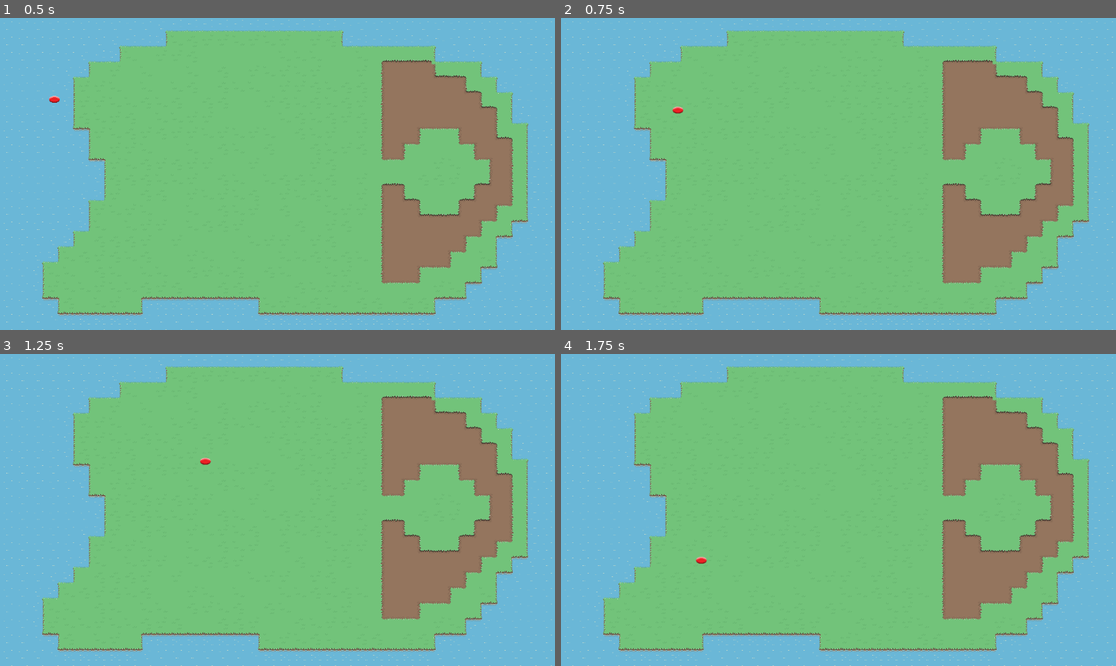
Above: before the commit, frames 1-4 (two rows, left to right).
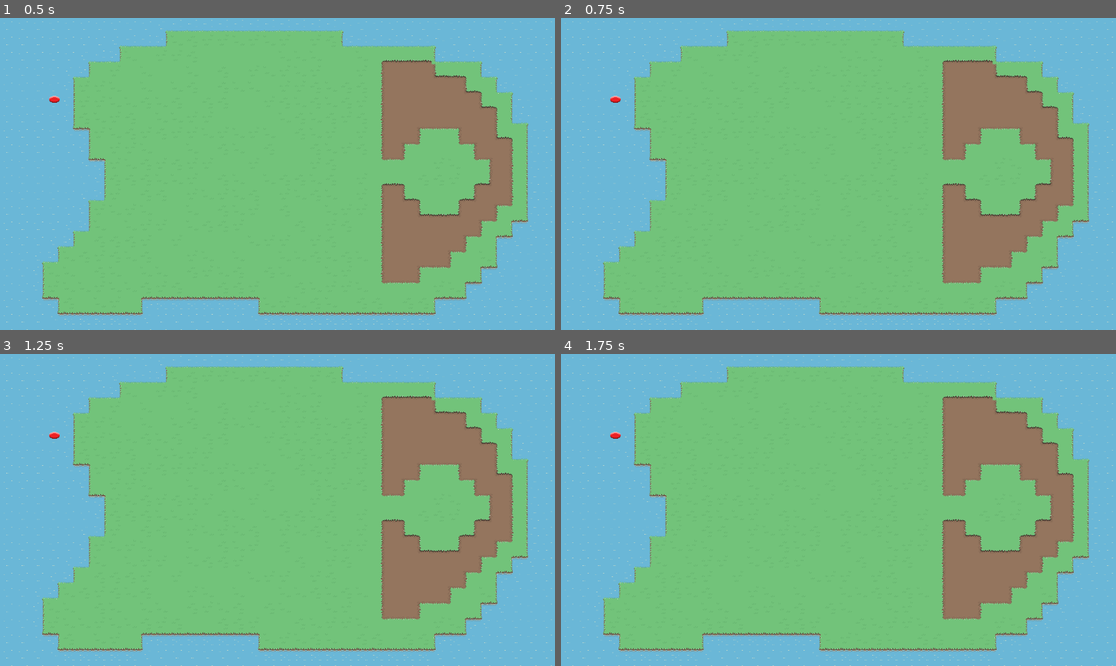
Above: after the commit, the same moments.

Repository: fowlerc74/Disc-Golf-Game
Game: Godot game, scene res://Scenes/main.tscn
Two runs of this game, one before a commit and one after it. Both use one fixed random seed, a clock stepped at 60 frames per second and the inputs below.
Inputs (mouse positions are in pixels of both pictures, inside the frame that each line leads up to):
- Up to frame 1 (0.5 s): no input
- Up to frame 2 (0.75 s): tap Enter at 0.5 s; move the mouse to (960, 158) at 0.52 s; tap Space (Throw) at 0.6 s
- Up to frame 3 (1.25 s): no input
- Up to frame 4 (1.75 s): move the mouse to (727, 525) at 1.27 s; tap Space (Throw) at 1.35 s

Frame 1 is identical in both runs. In frame 2, less than 0.1% of the frame differs, in the area x 8-23%, y 24-31%; in frame 3, less than 0.1%, in the area x 8-39%, y 24-36%; in frame 4, less than 0.1%.

Commit message:
Got the new throwing system working and variables roughly correct

Diff:
--- a/Code/Scenes/Disc.tscn
+++ b/Code/Scenes/Disc.tscn
@@ -1,7 +1,9 @@
-[gd_scene load_steps=4 format=3 uid="uid://co5lcb7p75dme"]
+[gd_scene load_steps=6 format=3 uid="uid://co5lcb7p75dme"]
 
-[ext_resource type="Script" path="res://Scenes/DiscFlight.gd" id="1_gyosw"]
+[ext_resource type="Script" path="res://Scripts/DiscFlight.gd" id="1_gyosw"]
+[ext_resource type="Texture2D" uid="uid://rs4ci7mblca5" path="res://Art/disc_shadow.png" id="2_3icko"]
 [ext_resource type="Texture2D" uid="uid://b76uhm3grv6vh" path="res://Art/disc_art_1.png" id="2_66ka5"]
+[ext_resource type="Script" path="res://Scripts/Disc Sprite.gd" id="3_nibwb"]
 
 [sub_resource type="CapsuleShape2D" id="CapsuleShape2D_iakph"]
 radius = 7.0
@@ -10,8 +12,13 @@
 [node name="Disc" type="RigidBody2D"]
 script = ExtResource("1_gyosw")
 
-[node name="Sprite2D" type="Sprite2D" parent="."]
+[node name="Disc Sprite" type="Sprite2D" parent="."]
+z_index = 1
 texture = ExtResource("2_66ka5")
+script = ExtResource("3_nibwb")
+
+[node name="Shadow" type="Sprite2D" parent="."]
+texture = ExtResource("2_3icko")
 
 [node name="CollisionShape2D" type="CollisionShape2D" parent="."]
 rotation = 1.5708
--- a/Code/Scenes/DiscFlight.gd
+++ /dev/null
@@ -1,61 +0,0 @@
-extends RigidBody2D
-
-@export var MIN_AIR_FRICTION: float = 0.01
-@export var AIR_FRICTION_COEF: float = 0.01
-@export var SPEED_COEF: float = 200
-@export var GRAVITY_ACCEL: float = 0.05
-@export var GLIDE_INITIAL_COEF: float = 0.00009
-@export var GLIDE_RESISTANCE: float = 0.01
-@export var STARTING_HEIGHT: float = 6.0
-@export var MAX_SKIP_VERTICAL_SPEED: float = 0.5
-@export var MAX_SKIP_SPEED_COEF: float = 1
-@export var MIN_SKIP_SPEED: int = 20
-
-@export var speed: int = 10
-@export var glide: int = 5
-@export var turn: int = 0
-@export var fade: int = 0
-
-var height = 0
-var vertical_velocity = 0
-var grounded = false
-var max_h = 0
-var skip_speed_coef = (speed / 14.5) * MAX_SKIP_SPEED_COEF
-var skip_v_speed = (speed / 14.5) * MAX_SKIP_VERTICAL_SPEED
-
-# Called when the node enters the scene tree for the first time.
-func _ready():
-	pass # Replace with function body.
-
-
-# Called every frame. 'delta' is the elapsed time since the previous frame.
-func _process(delta):
-	var current_fric_coef = AIR_FRICTION_COEF * linear_velocity.length() / 100 + MIN_AIR_FRICTION
-	linear_velocity *= (1 - current_fric_coef)
-
-	if not grounded:
-		vertical_velocity = vertical_velocity - GLIDE_RESISTANCE
-		height += vertical_velocity
-
-	if height <= 0:
-		if linear_velocity.length() > MIN_SKIP_SPEED:
-			linear_velocity *= skip_speed_coef
-			vertical_velocity = skip_v_speed
-			print("skip")
-		else:
-			grounded = true
-			height = 0
-			linear_velocity = Vector2(0, 0)
-
-	print(linear_velocity.length(), " ", height)
-
-
-	if Input.is_action_just_pressed("Throw"):
-		throw()
-
-
-func throw():
-	linear_velocity = (get_global_mouse_position() - position).normalized() * SPEED_COEF * speed
-	vertical_velocity = linear_velocity.length() * glide * GLIDE_INITIAL_COEF
-	height = STARTING_HEIGHT
-	grounded = false
--- a/Code/project.godot
+++ b/Code/project.godot
@@ -26,6 +26,11 @@
 "events": [Object(InputEventKey,"resource_local_to_scene":false,"resource_name":"","device":-1,"window_id":0,"alt_pressed":false,"shift_pressed":false,"ctrl_pressed":false,"meta_pressed":false,"pressed":false,"keycode":0,"physical_keycode":32,"key_label":0,"unicode":32,"echo":false,"script":null)
 ]
 }
+Ready={
+"deadzone": 0.5,
+"events": [Object(InputEventKey,"resource_local_to_scene":false,"resource_name":"","device":-1,"window_id":0,"alt_pressed":false,"shift_pressed":false,"ctrl_pressed":false,"meta_pressed":false,"pressed":false,"keycode":0,"physical_keycode":4194309,"key_label":0,"unicode":0,"echo":false,"script":null)
+]
+}
 
 [physics]
 
Not shown, changed: Disc Golf Game/.obsidian/workspace.json
Not shown, changed: Disc Golf Game/MOSCOW.md
